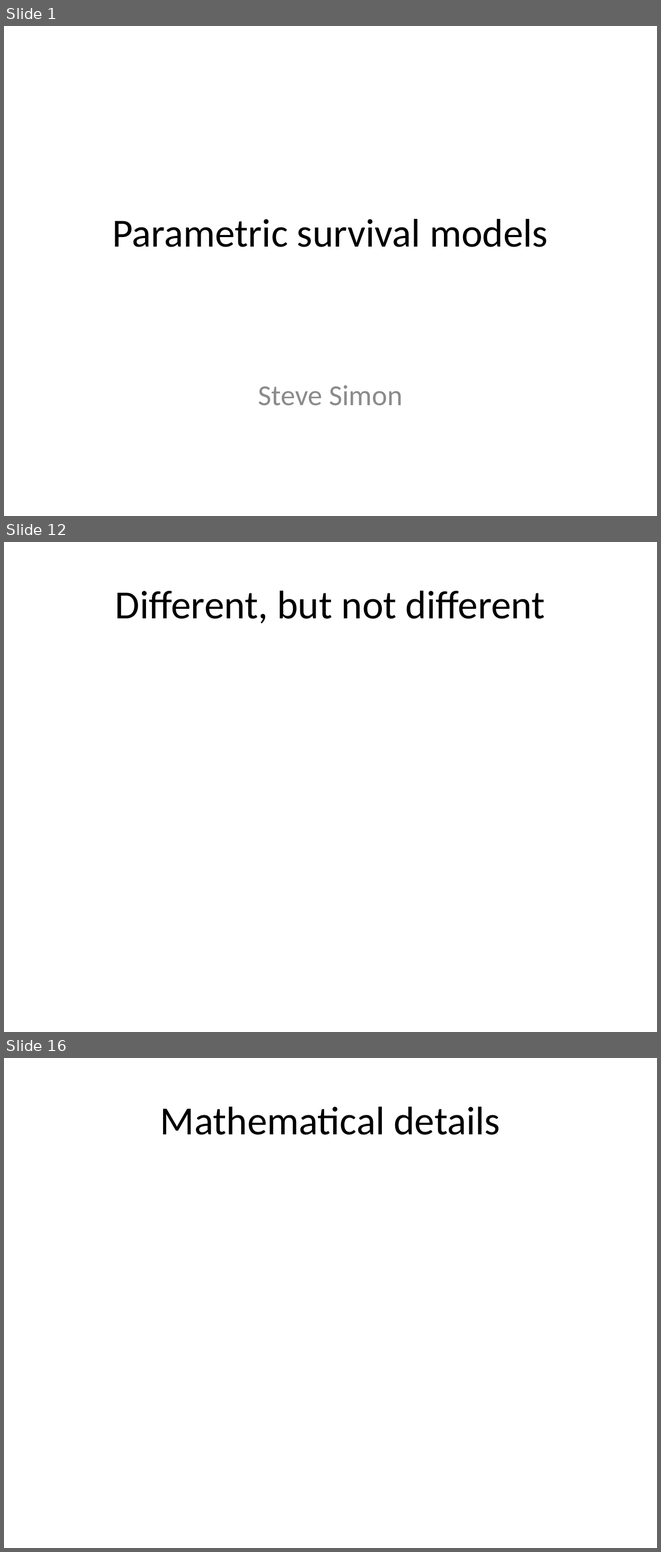
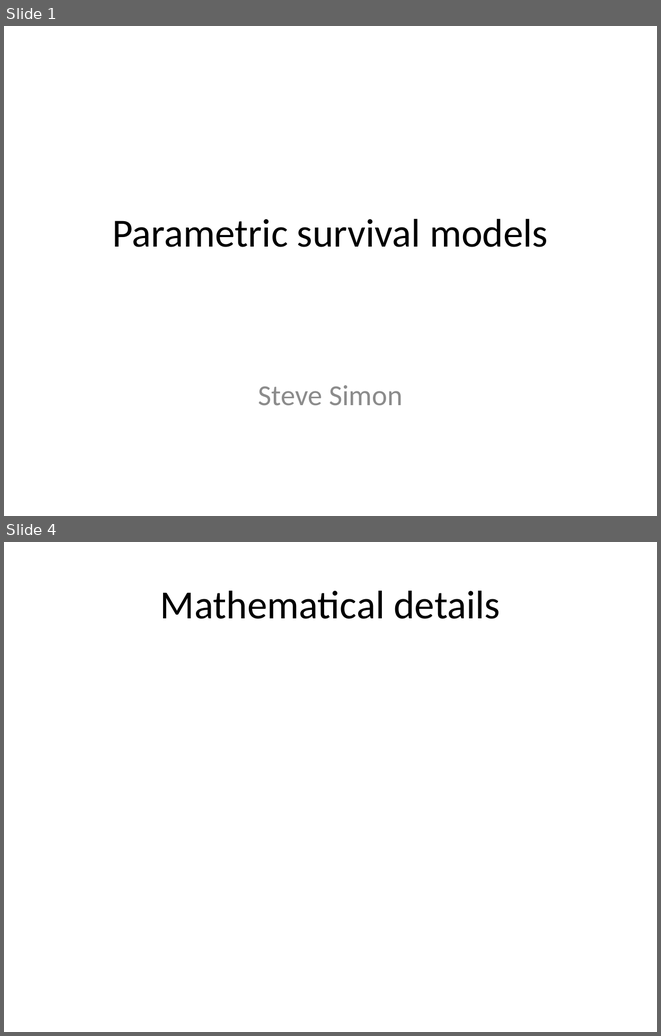
Before and after one commit to pmean/survival-lecture5, a slide deck: r/ppt5a.pptx. Shown one above the other, each under a label of ours: slides 1, 12 and 16 before the commit, slides 1 and 4 after it; the slides between them are not shown. The pictures are 661x1552 and 661x1036 pixels, drawn with LibreOffice and Linux fonts; fonts in the diff are those of the drawing. Boxes give left, top, right and bottom in pixels: in the first picture for what was removed or moved away, otherwise in the second. Text is boxed around its words. In the diff, an @@ line names an element or a change of style, - is before the commit and + after.

```diff
--- a/r/ppt5a.pptx
+++ b/r/ppt5a.pptx
@@ slide 12 removed at bbox=[4, 542, 657, 1032], background #FFFFFF @@
@@ title removed at bbox=[115, 590, 545, 624] @@
-Different, but not different
@@ what was slide 16 is now slide 4 @@
```
Also in this commit, not shown: 3 slides changed, 17 slides added, 22 other slides removed, 3 other files.
